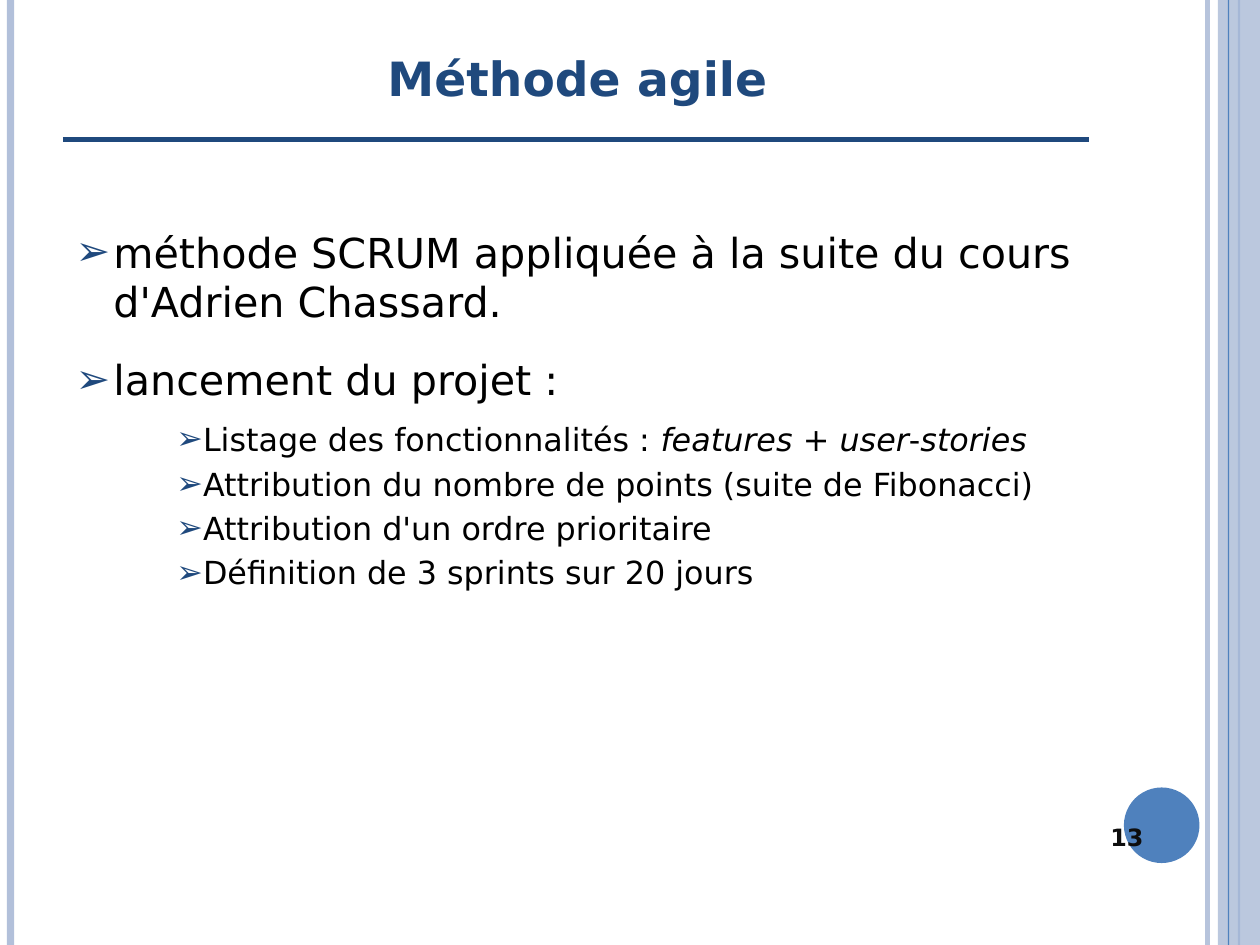
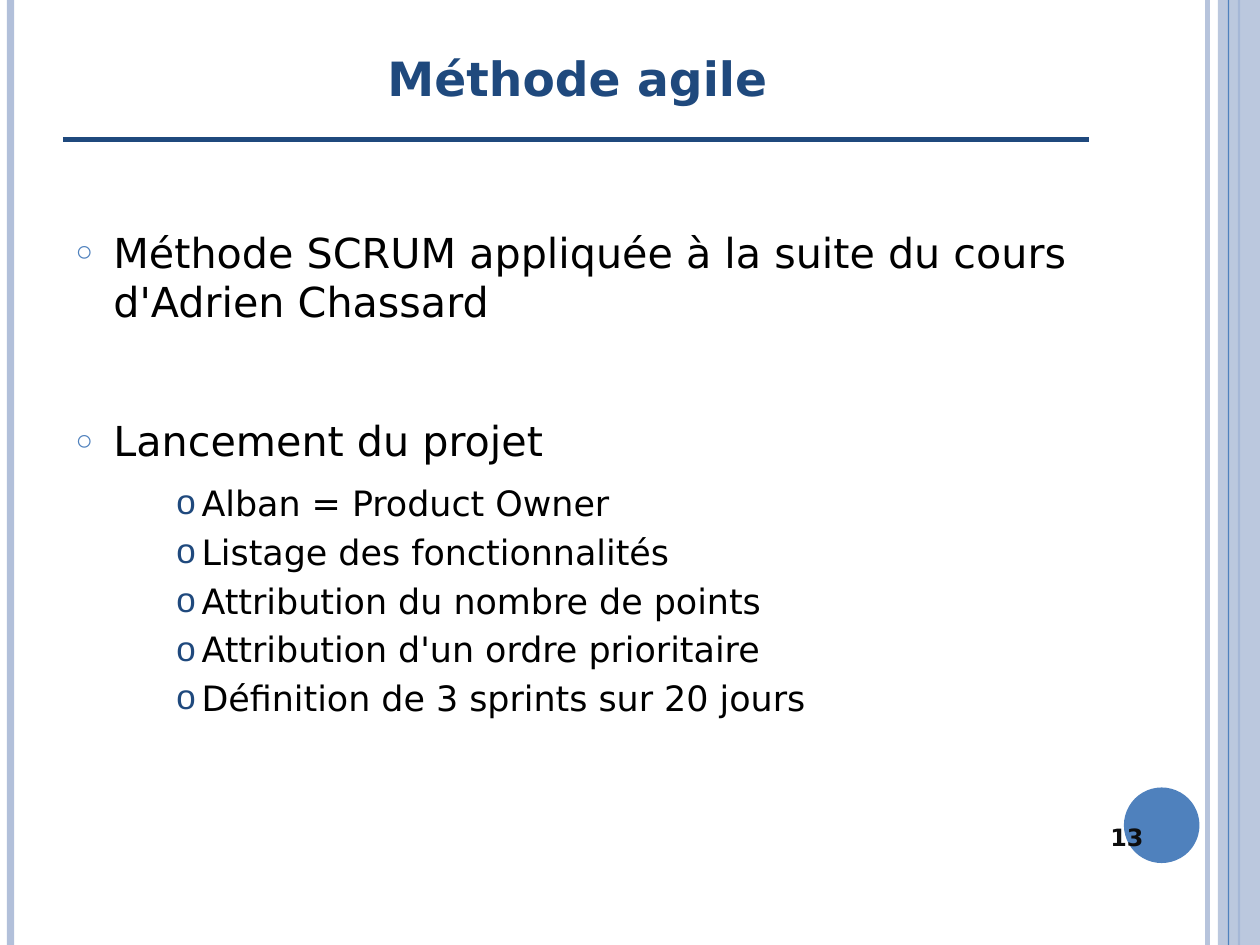
Before and after one commit to clemousse/megafi, a slide deck: slide 13 of doc/presentation.pptx. Drawn at 1260x945 pixels with LibreOffice and Linux fonts; fonts in the diff are those of the drawing; background and template pictures are left out. Boxes give left, top, right and bottom in pixels: in the first picture for what was removed or moved away, otherwise in the second. Text is boxed around its words. In the diff, an @@ line names an element or a change of style, - is before the commit and + after.

```diff
--- a/doc/presentation.pptx
+++ b/doc/presentation.pptx
@@ text at [113,235,1066,622]: text changed; size 20 to 22 pt @@
-➢ méthode SCRUM appliquée à la suite du cours d'Adrien Chassard.
-➢ lancement du projet :
-    ➢ Listage des fonctionnalités : features + user-stories
-    ➢ Attribution du nombre de points (suite de Fibonacci)
+○ Méthode SCRUM appliquée à la suite du cours d'Adrien Chassard
+○ Lancement du projet
+    o Alban = Product Owner
+    o Listage des fonctionnalités
+    o Attribution du nombre de points
@@ text at [202,635,806,719]: size 20 to 22 pt in "Attribution d'un ordre prioritaire", "Définition de 3 sprints sur 20 jours"; bullet ➢ to o @@
```
Also in this commit, not shown: 3 other slides changed, 1 other file.
